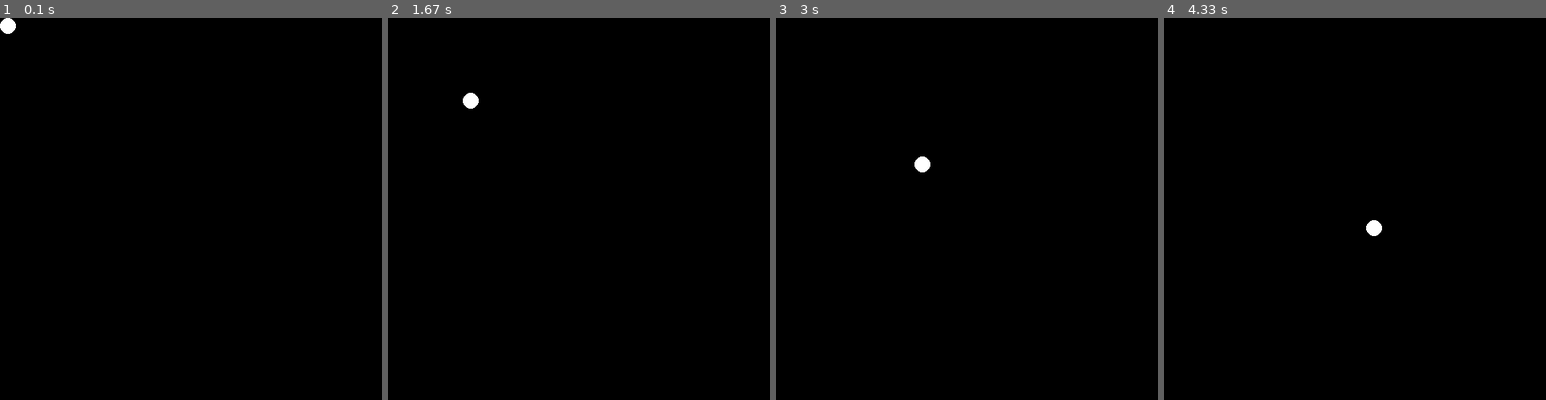
Above: before the commit, frames 1-4 (left to right).
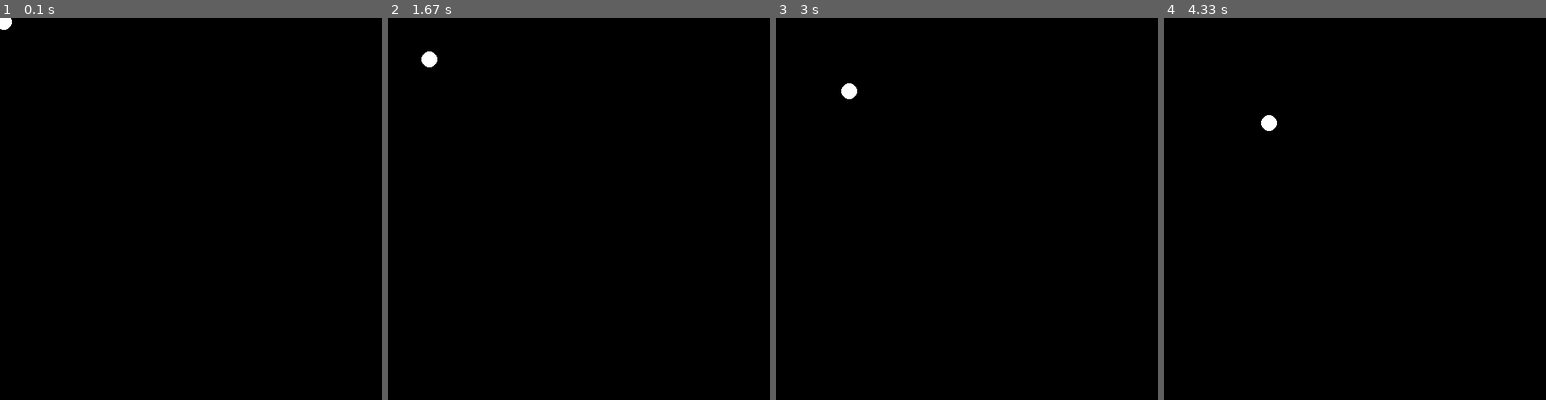
Above: after the commit, the same moments.

Repository: tegbiye/Physics_simulation
Game: pygame game, started from pygame_physicsCopy.py
Two runs of this game, one before a commit and one after it. Both use one fixed random seed, a clock stepped at 60 frames per second and the inputs below.
Inputs:
- Up to frame 1 (0.1 s): no input
- Up to frame 2 (1.67 s): no input
- Up to frame 3 (3 s): no input
- Up to frame 4 (4.33 s): no input

The runs differ from the first frame. In frame 1, less than 0.1% of the frame differs, in the area x 0-5%, y 0-5%; in frame 2, 0.3%, in the area x 8-24%, y 8-24%; in frame 3, 0.3%; in frame 4, 0.3%.

Commit message:
Update bouncing_physics.py

Diff:
--- a/bouncing_physics.py
+++ b/bouncing_physics.py
@@ -9,7 +9,7 @@
     self.screen = screen
 
     self.ballx, self.bally = 0, 0
-    self.vx, self.vy = 1, 1
+    self.vx, self.vy = 0.5, 0.5
 
   def bouncing_ball(self,pygame,sys):
     while True:
